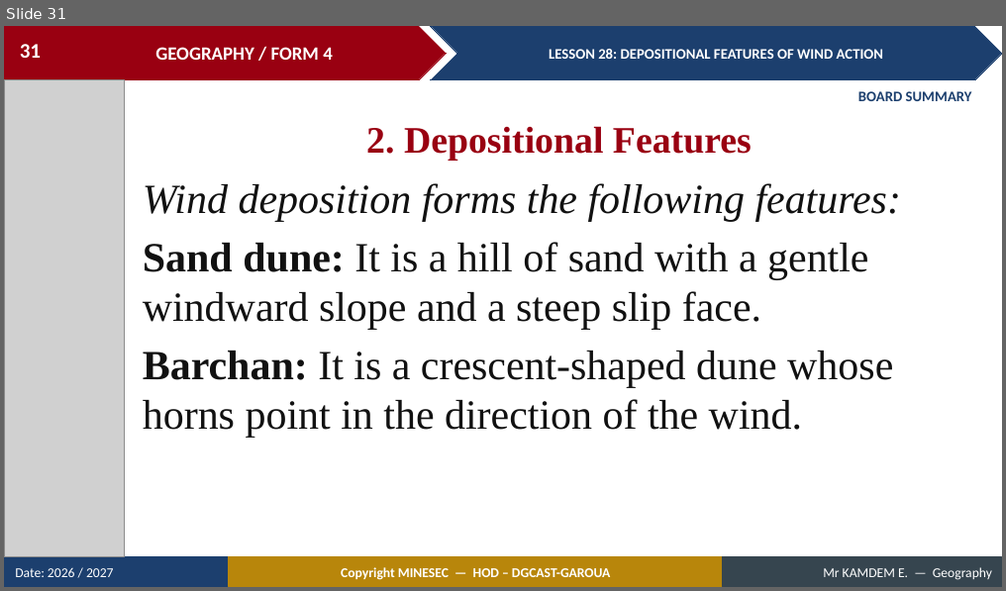
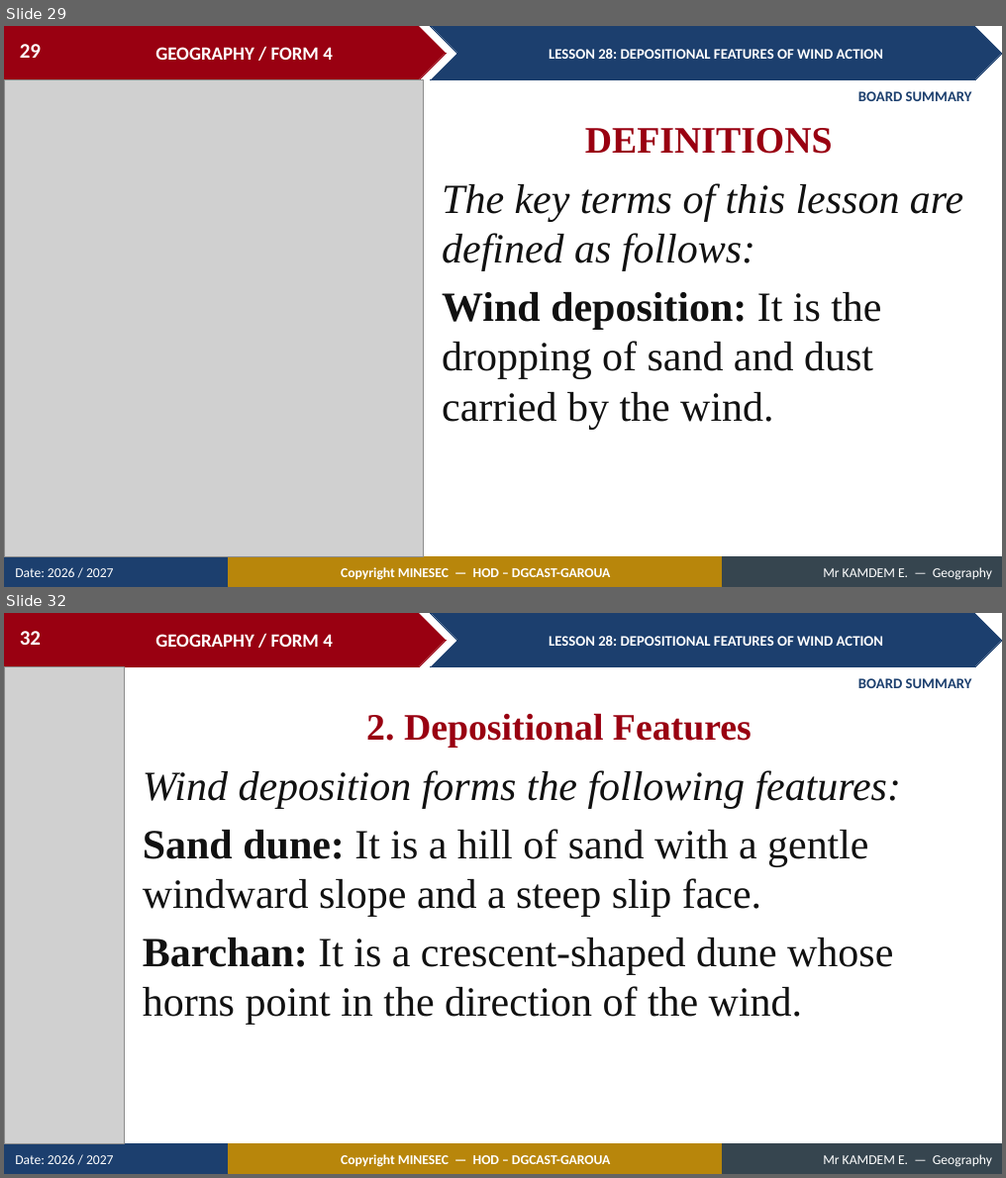
Before and after one commit to Berthautk/linea-github, a slide deck: lecons/F3/32_FORM4_LESSON28_Depositional_Features_Wind.pptx. Shown one above the other, each under a label of ours: slide 31 before the commit, slides 29 and 32 after it; the slides between them are not shown. The pictures are 1006x591 and 1006x1178 pixels, drawn with LibreOffice and Linux fonts; fonts in the diff are those of the drawing; grey boxes stand for pictures. Boxes give left, top, right and bottom in pixels: in the first picture for what was removed or moved away, otherwise in the second. Text is boxed around its words. In the diff, an @@ line names an element or a change of style, - is before the commit and + after.

```diff
--- a/lecons/F3/32_FORM4_LESSON28_Depositional_Features_Wind.pptx
+++ b/lecons/F3/32_FORM4_LESSON28_Depositional_Features_Wind.pptx
@@ slide 29 added at (4, 26, 1002, 587), background #FFFFFF; not listed: 9 template elements that a slide beside it also shows @@
@@ page number added at (20, 44, 41, 58), 20 pt, text #FFFFFF, bold @@
+29
@@ picture added at (4, 79, 423, 558) @@
@@ text added at (858, 91, 972, 101), 14 pt, text #1C3F6E, bold @@
+BOARD SUMMARY
@@ text added at (585, 128, 833, 154), 36 pt, text #990011, bold @@
+DEFINITIONS
@@ text added at (442, 183, 963, 429), 40 pt, text #111111 @@
+The key terms of this lesson are defined as follows:
+Wind deposition: It is the dropping of sand and dust carried by the wind.
@@ what was slide 31 is now slide 32 @@
@@ page number at (20, 631, 41, 645): text changed @@
-31
+32
```
Also in this commit, not shown: 3 slides changed, 2 other files.
